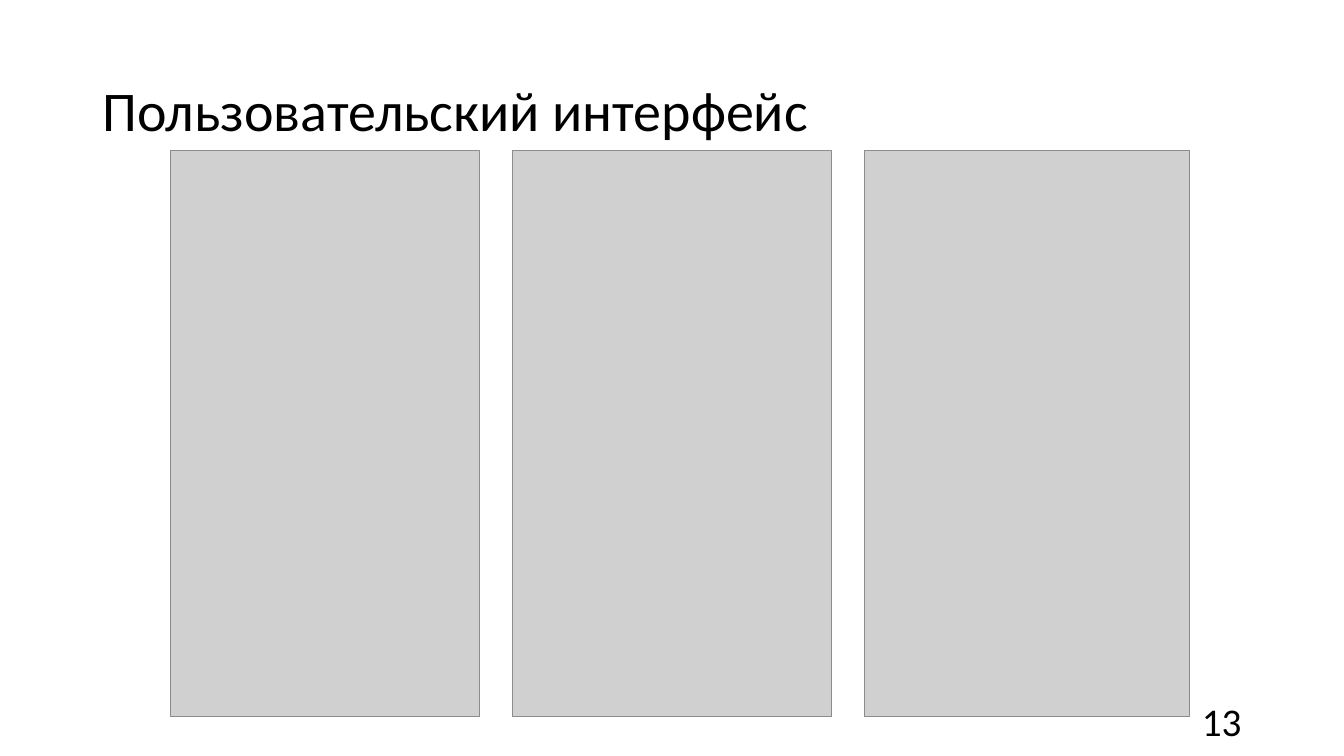
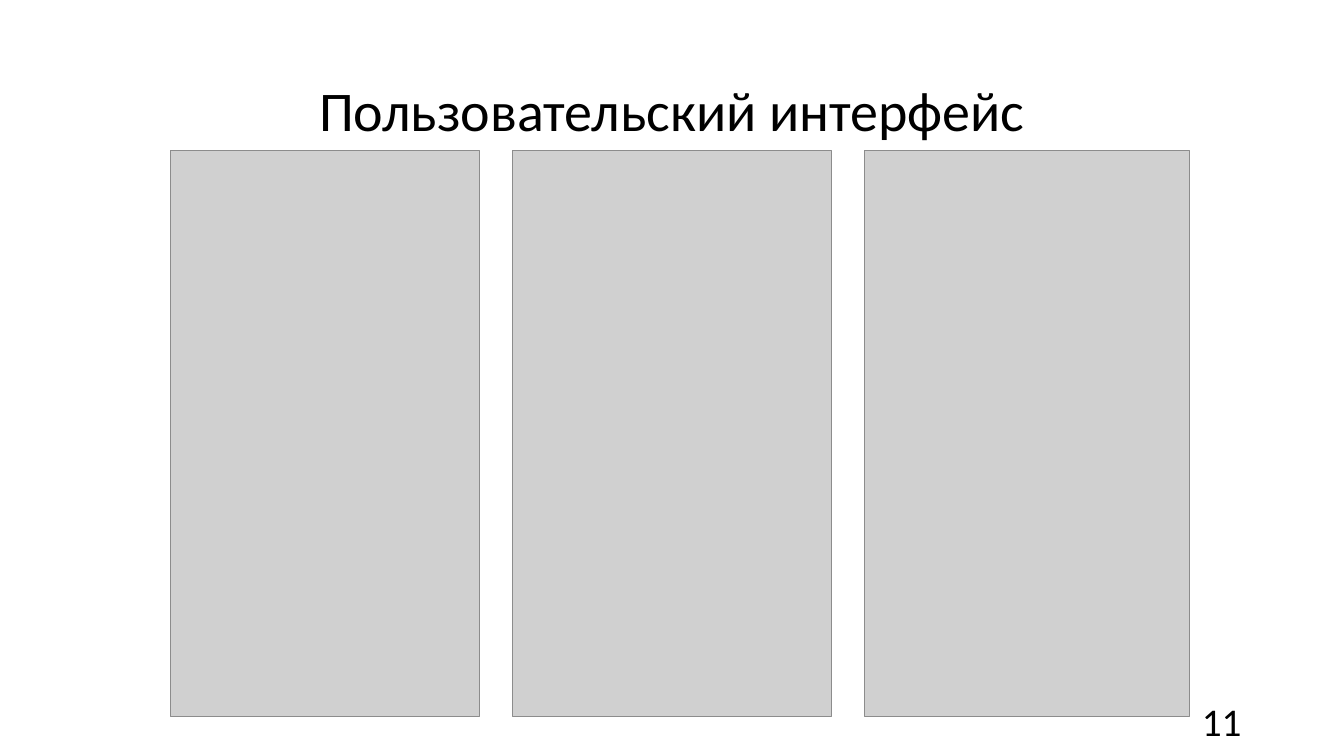
Before and after one commit to churakovra/graduateWork, a slide deck: slide 11 of product/vkr_pres_for_printing.pptx (slide 13 before the commit). Drawn at 1344x756 pixels with LibreOffice and Linux fonts; fonts in the diff are those of the drawing; grey boxes stand for pictures. Boxes give left, top, right and bottom in pixels: in the first picture for what was removed or moved away, otherwise in the second. Text is boxed around its words. In the diff, an @@ line names an element or a change of style, - is before the commit and + after.

```diff
--- a/product/vkr_pres_for_printing.pptx
+++ b/product/vkr_pres_for_printing.pptx
@@ title "Пользовательский интерфейс" at (x1=319, y1=93, x2=1024, y2=141): alignment left to centre @@
@@ text at (x1=1202, y1=710, x2=1242, y2=736): text changed @@
-13
+11
```
Also in this commit, not shown: 17 other slides changed, 3 slides added, 4 slides removed, 10 other files.
